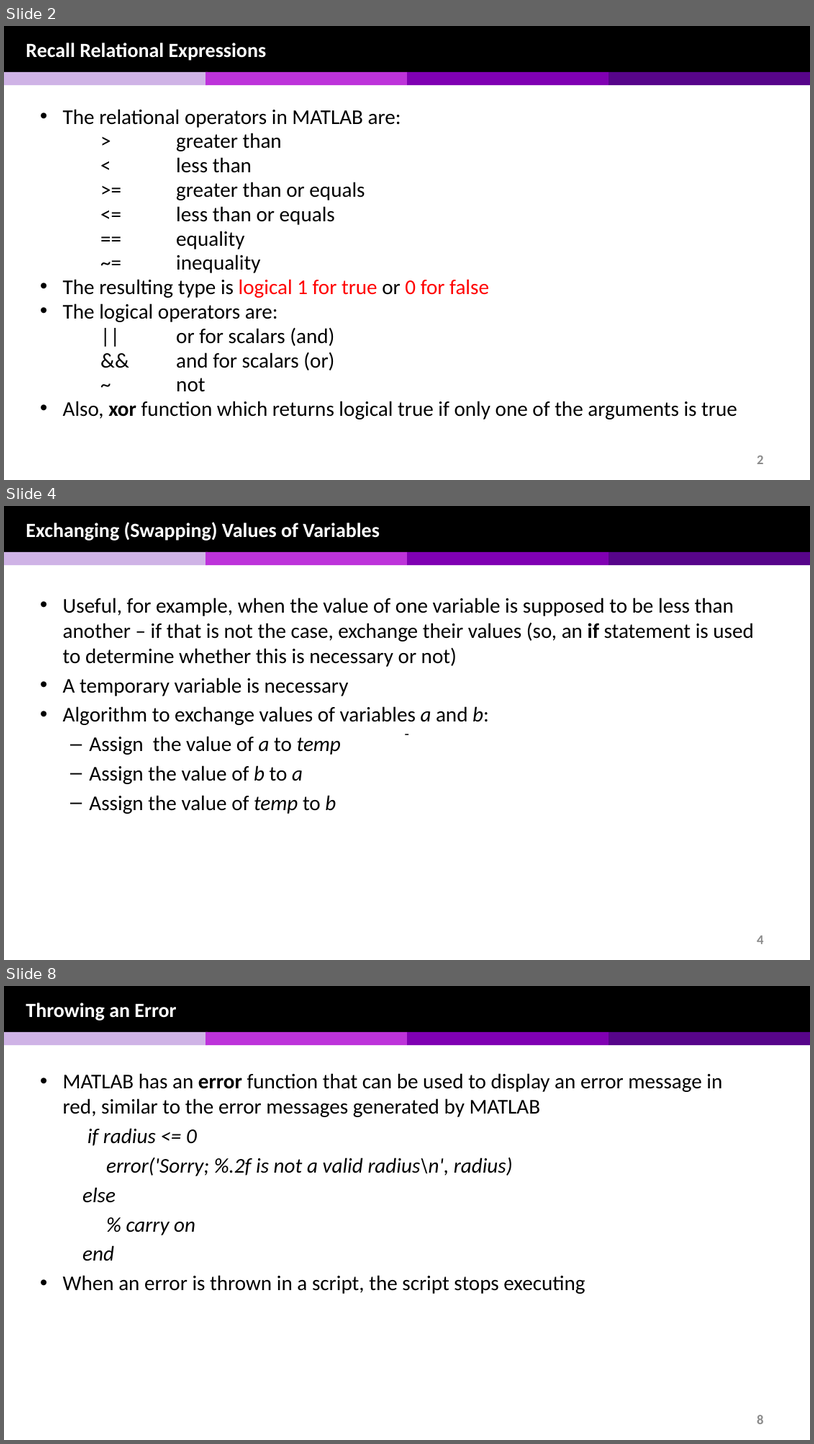
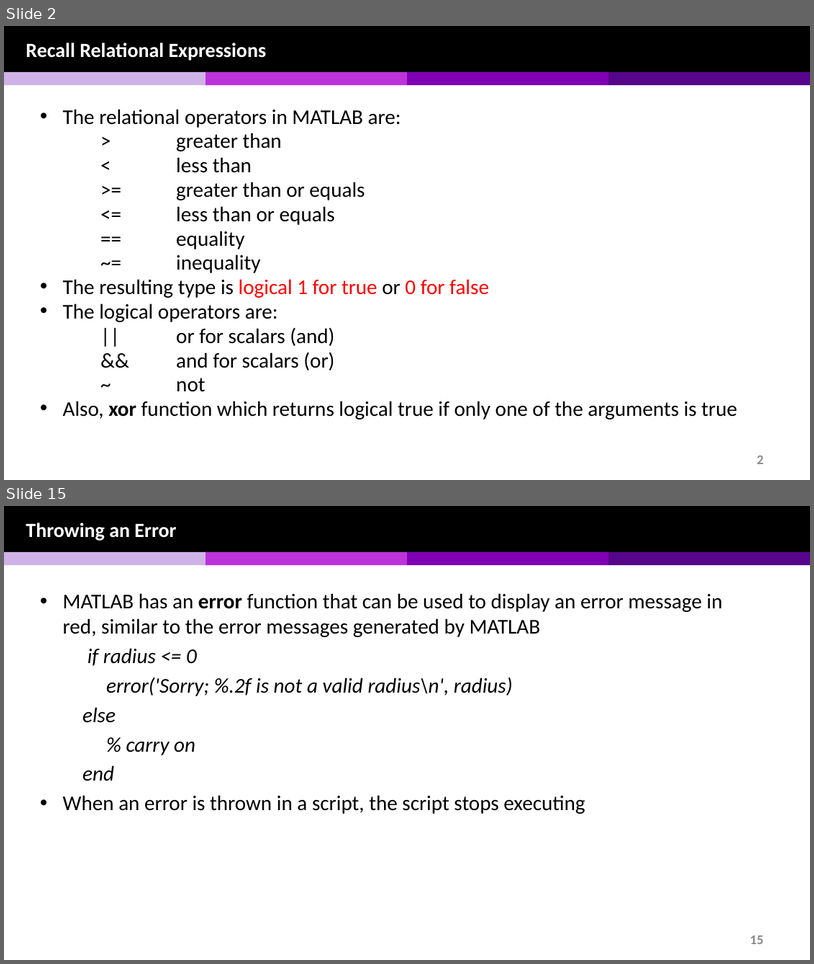
Before and after one commit to chulminy/AE_ENVE_GEOE_121, a slide deck: lecture/selection_statement/selection_statement_v1.pptx. Shown one above the other, each under a label of ours: slides 2, 4 and 8 before the commit, slides 2 and 15 after it; the slides between them are not shown. The pictures are 814x1444 and 814x964 pixels, drawn with LibreOffice and Linux fonts; fonts in the diff are those of the drawing. Boxes give left, top, right and bottom in pixels: in the first picture for what was removed or moved away, otherwise in the second. Text is boxed around its words. In the diff, an @@ line names an element or a change of style, - is before the commit and + after.

```diff
--- a/lecture/selection_statement/selection_statement_v1.pptx
+++ b/lecture/selection_statement/selection_statement_v1.pptx
@@ slide 4 removed at (x1=4, y1=506, x2=810, y2=960), background #FFFFFF; not listed: 6 template elements that a slide beside it also shows @@
@@ text removed at (x1=26, y1=522, x2=380, y2=541) @@
-Exchanging (Swapping) Values of Variables
@@ text removed at (x1=63, y1=597, x2=754, y2=813) @@
-• Useful, for example, when the value of one variable is supposed to be less than another – if that is not the case, exchange their values (so, an if statement is used to determine whether this is necessary or not)
-• A temporary variable is necessary
-• Algorithm to exchange values of variables a and b:
-  – Assign the value of a to temp
-  – Assign the value of b to a
-  – Assign the value of temp to b
@@ text removed at (x1=399, y1=721, x2=416, y2=745) @@
--
@@ what was slide 8 is now slide 15 @@
@@ page number at (x1=751, y1=935, x2=764, y2=944): text changed @@
-8
+15
```
Also in this commit, not shown: 7 slides changed, 12 slides added, 1 other slide removed, 16 other files.
